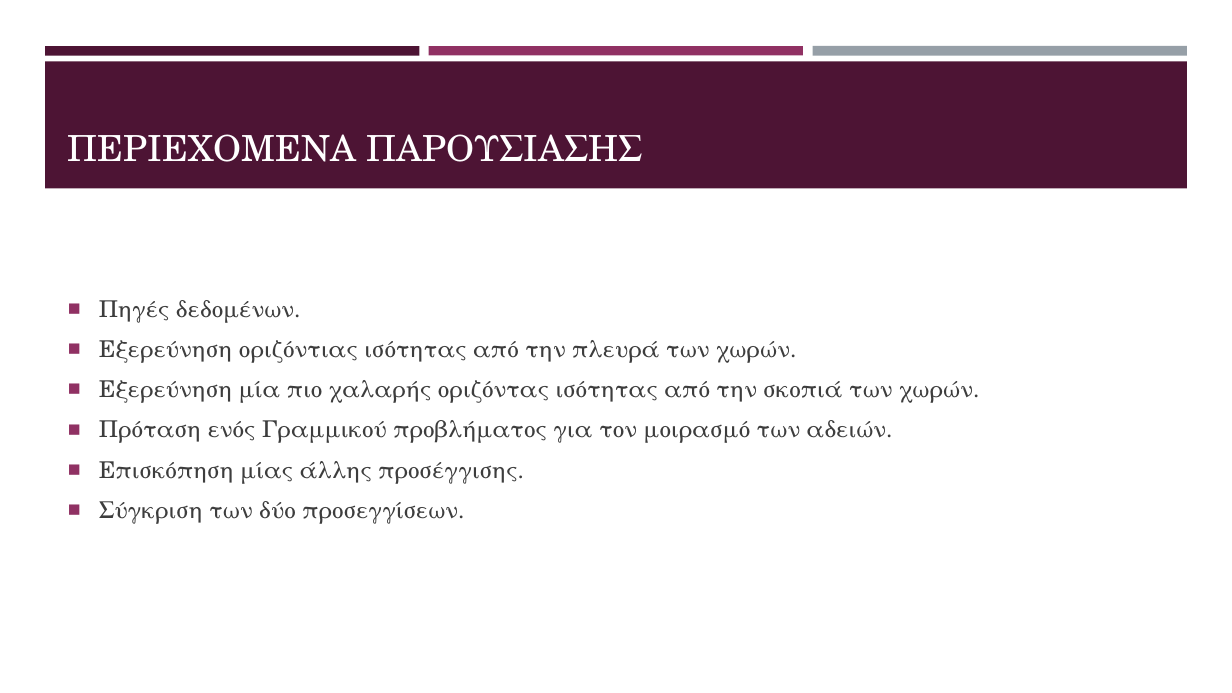
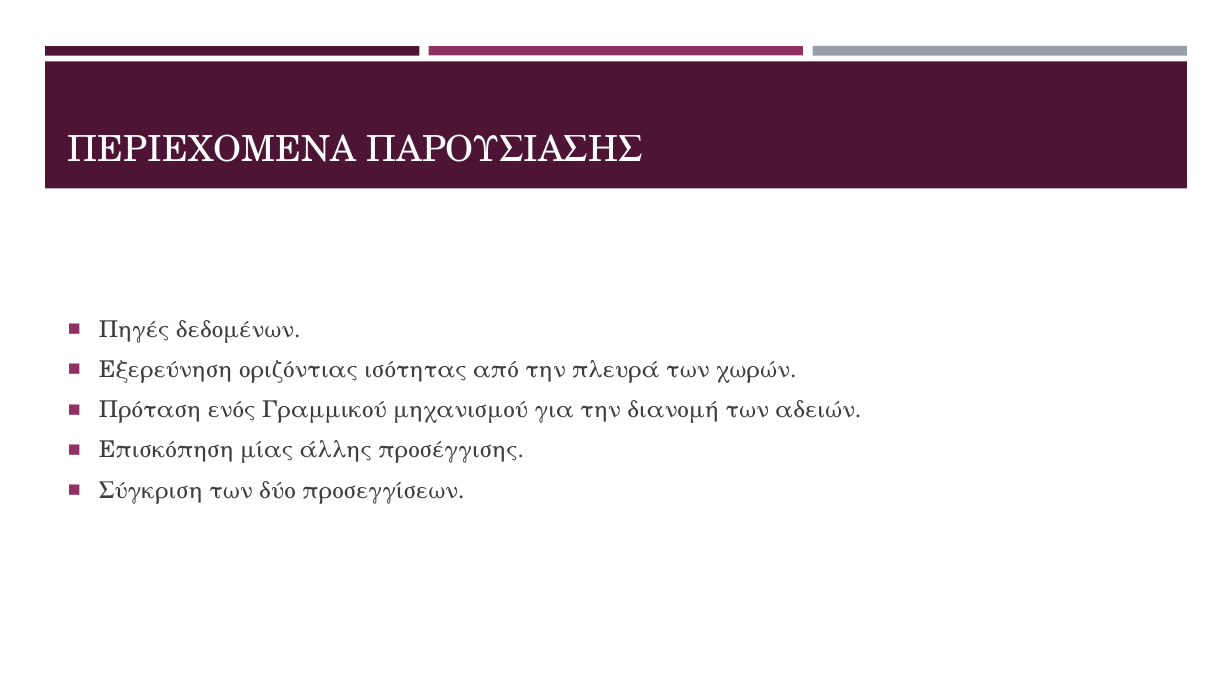
Before and after one commit to kwpap/Diplomatiki_kwpap_step_1, a slide deck: slide 8 of Thesis/Παρουσίαση.pptx. Drawn at 1232x693 pixels with LibreOffice and Linux fonts; fonts in the diff are those of the drawing. Boxes give left, top, right and bottom in pixels: in the first picture for what was removed or moved away, otherwise in the second. Text is boxed around its words. In the diff, an @@ line names an element or a change of style, - is before the commit and + after.

```diff
--- a/Thesis/Παρουσίαση.pptx
+++ b/Thesis/Παρουσίαση.pptx
@@ text at [99,400,861,423]: text changed @@
-■ Εξερεύνηση μία πιο χαλαρής οριζόντας ισότητας από την σκοπιά των χωρών.
-■ Πρόταση ενός Γραμμικού προβλήματος για τον μοιρασμό των αδειών.
+■ Πρόταση ενός Γραμμικού μηχανισμού για την διανομή των αδειών.
```
Also in this commit, not shown: 11 other slides changed, 2 slides added, 1 slide removed.
